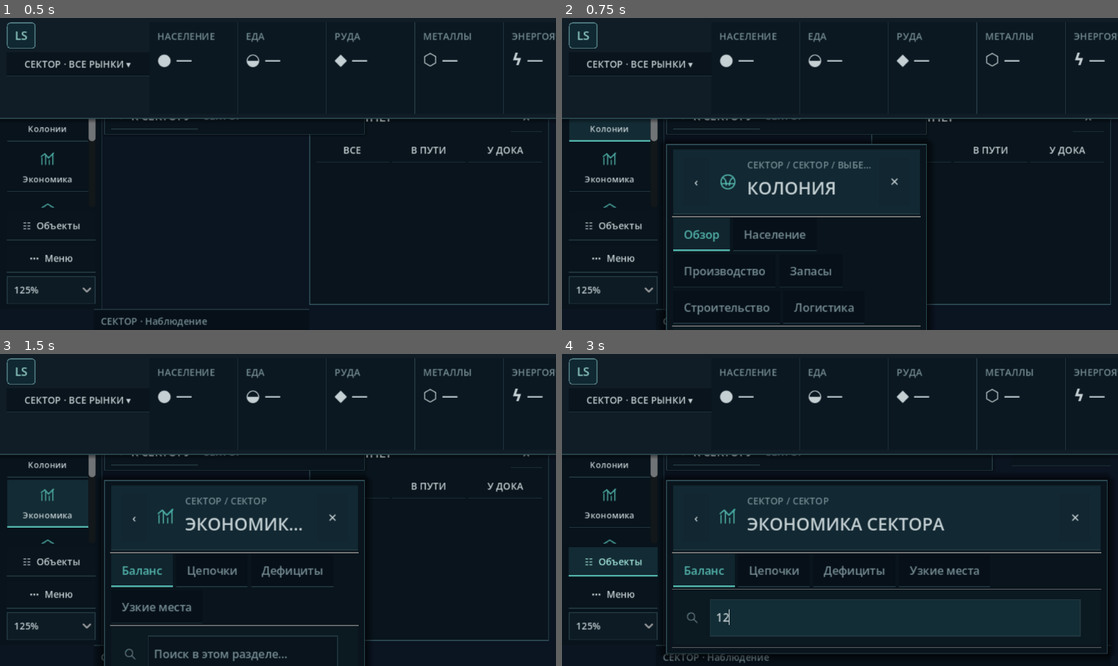
Above: before the commit, frames 1-4 (two rows, left to right).
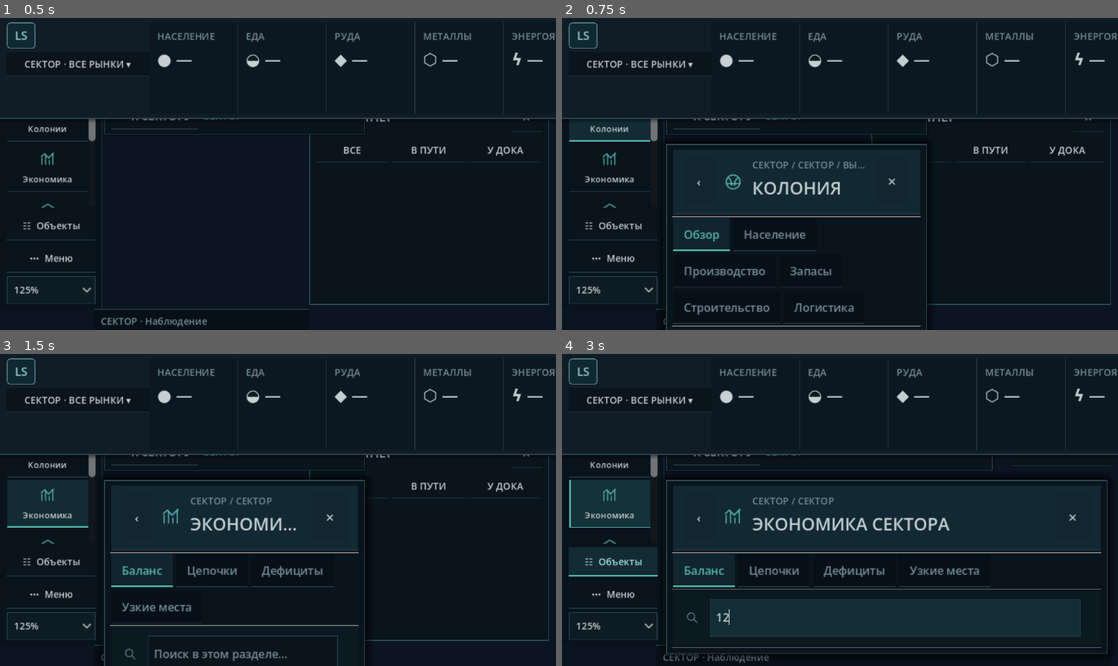
Above: after the commit, the same moments.

Repository: Mefits/Living-Sector
Game: Godot game, scene res://scenes/main.tscn
Same seed, same stepped clock (60 frames per second), same inputs: the game is played once before the commit and once after it.
Inputs (mouse positions are in pixels of both pictures, inside the frame that each line leads up to):
- Up to frame 1 (0.5 s): no input
- Up to frame 2 (0.75 s): click (612, 117) at 0.52 s
- Up to frame 3 (1.5 s): click (50, 503) at 1.27 s
- Up to frame 4 (3 s): click (806, 653) at 2.02 s; type "12" at 2.1 s; click (612, 553) at 2.77 s

Frame 1 is identical in both runs. In frame 2, 0.8% of the frame differs, in the area x 23-61%, y 45-57%; in frame 3, 0.8%; in frame 4, 3.3%, in the area x 1-93%, y 40-57%.

Commit message:
Verify Figma shell block 1 close controls, popover exclusivity and nonoverlapping layout at three sizes

Diff:
--- a/godot/scripts/view/strategy_ui.gd
+++ b/godot/scripts/view/strategy_ui.gd
@@ -710,7 +710,8 @@
         return
     var has_selection: bool = not (_body.is_empty() and
         _facility.is_empty() and _ship.is_empty())
-    _selection_card.visible = has_selection and not _window.visible
+    _selection_card.visible = (has_selection and not _window.visible and
+        (_alerts_popover == null or not _alerts_popover.visible))
     if not has_selection:
         return
     var projection: Dictionary = ContextData.build(_world, _effective_body(),
@@ -884,6 +885,7 @@
     _window.visible = true
     _update_window()
     _update_selection_card()
+    _sync_rail_active()
 
 func _select_body(id: String) -> void:
     if _game == null:
@@ -1302,6 +1304,7 @@
     _window.show()
     _update_window()
     _update_selection_card()
+    _sync_rail_active()
 
 func _select_from_workspace(kind: String, id: String) -> void:
     if id.is_empty():
--- a/godot/scripts/view/strategy_workspaces.gd
+++ b/godot/scripts/view/strategy_workspaces.gd
@@ -50,6 +50,8 @@
 var _tick: int = 0
 var _debug_text: String = ""
 var _header_title: Label
+var _close_button: Button
+var _back_button: Button
 var _header_icon: TextureRect
 var _scope: Label
 var _tabs: HFlowContainer
@@ -130,7 +132,10 @@
     header.custom_minimum_size.y = 55
     header.add_theme_constant_override("separation", 8)
     header_bg.add_child(header)
-    header.add_child(_button("‹", func() -> void: back_requested.emit()))
+    _back_button = _button("‹", func() -> void: back_requested.emit())
+    _back_button.custom_minimum_size = Vector2(35, 36)
+    _back_button.tooltip_text = "Предыдущее окно"
+    header.add_child(_back_button)
     _header_icon = TextureRect.new()
     _header_icon.custom_minimum_size = Vector2(28, 28)
     _header_icon.expand_mode = TextureRect.EXPAND_IGNORE_SIZE
@@ -143,7 +148,11 @@
     _header_title = _label("УПРАВЛЕНИЕ", 20, TEXT)
     titles.add_child(_scope)
     titles.add_child(_header_title)
-    header.add_child(_button("✕", func() -> void: close_requested.emit()))
+    _close_button = _button("✕", func() -> void: close_requested.emit())
+    _close_button.custom_minimum_size = Vector2(40, 38)
+    _close_button.tooltip_text = "Закрыть окно"
+    _close_button.mouse_filter = Control.MOUSE_FILTER_STOP
+    header.add_child(_close_button)
     add_child(_hline())
     _tabs = HFlowContainer.new()
     _tabs.add_theme_constant_override("h_separation", 4)
--- a/godot/tests/p2_strategy_ui_layout_scene_check.gd
+++ b/godot/tests/p2_strategy_ui_layout_scene_check.gd
@@ -131,6 +131,55 @@
     assert(_contains_text(workspace, "Нет активного физического N14 рейса."))
     assert(ui.call("_fleet_diagnostic_text").contains("пристыковано: 1"))
     assert(ui.call("_fleet_diagnostic_text").contains("В полёте: 1"))
+    # BLOCK 1 / shell behavior: every close action must work, and a
+    # collapsed outliner must have an immediately visible reopening tab.
+    var manager_close: Button = workspace.get("_close_button")
+    assert(manager_close != null and manager_close.mouse_filter == Control.MOUSE_FILTER_STOP)
+    manager_close.pressed.emit()
+    assert(not (ui.get("_window") as PanelContainer).visible)
+    ui.call("_toggle_alerts")
+    var alerts: PanelContainer = ui.get("_alerts_popover")
+    assert(alerts.visible)
+    assert(not (ui.get("_selection_card") as PanelContainer).visible)
+    ui.call("present",world,economy,"earth","","",22,false,1.0,
+        "running","details")
+    assert(not (ui.get("_selection_card") as PanelContainer).visible)
+    var alert_close: Button = ui.get("_alerts_close_button")
+    assert(alert_close != null and alert_close.mouse_filter == Control.MOUSE_FILTER_STOP)
+    alert_close.pressed.emit()
+    assert(not alerts.visible)
+    var outliner_close: Button = ui.get("_outliner_close_button")
+    outliner_close.pressed.emit()
+    assert(not (ui.get("_outliner") as PanelContainer).visible)
+    assert((ui.get("_outliner_reopen") as Button).visible)
+    (ui.get("_outliner_reopen") as Button).pressed.emit()
+    assert((ui.get("_outliner") as PanelContainer).visible)
+    assert(not (ui.get("_outliner_reopen") as Button).visible)
+    var rail: PanelContainer = ui.get("_rail")
+    assert(rail != null and rail.size.x >= 100)
+    var buttons: Dictionary = ui.get("_rail_buttons")
+    assert(buttons.size() == 6)
+    for button in buttons.values():
+        assert(button is Button)
+        assert(button.get_child_count() > 0)
+        assert((button.get_child(0) as VBoxContainer).get_child_count() == 2)
+    # Verify the same non-overlapping Figma layout at 1366/140%,
+    # 1366/125% and 1920/125% logical viewport sizes.
+    for logical in [Vector2(976, 548), Vector2(1092, 614),
+            Vector2(1536, 864)]:
+        host.size = logical
+        ui.size = logical
+        ui.call("_layout_window")
+        var panel: Rect2 = (ui.get("_window") as PanelContainer).get_rect()
+        var list_rect: Rect2 = (ui.get("_outliner") as PanelContainer).get_rect()
+        var breadcrumb: Rect2 = (ui.get("_nav_panel") as PanelContainer).get_rect()
+        var popup: Rect2 = alerts.get_rect()
+        var header: Rect2 = (ui.get("_top") as PanelContainer).get_rect()
+        assert(panel.end.x <= list_rect.position.x)
+        assert(panel.position.y >= breadcrumb.end.y)
+        assert(popup.position.y >= breadcrumb.end.y)
+        assert(popup.position.y >= header.end.y)
+        assert(rail.size.x < panel.position.x)
     host.queue_free()
     print("SYSTEMBALANCE_FIGMA_LAYOUT_SCENE_PASS")
     quit(0)
Not shown, added: godot/docs/FIGMA_SHELL_BLOCK1_TZ_RU.md
